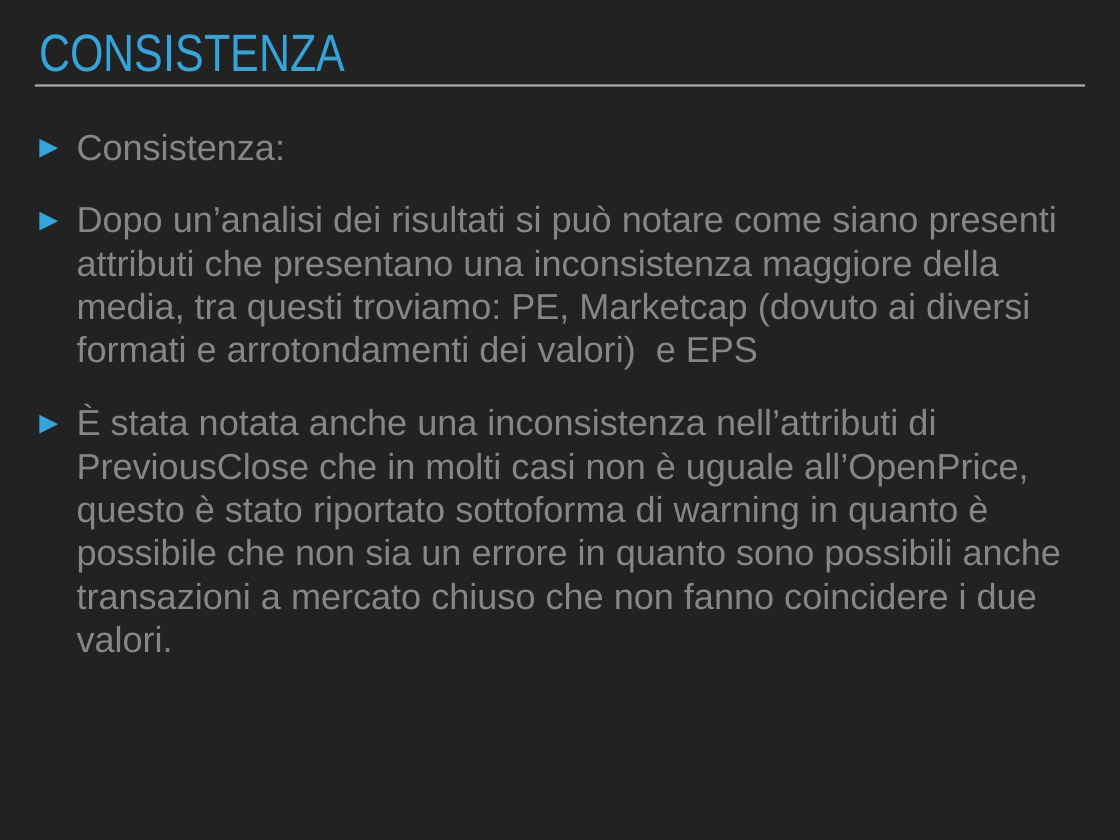
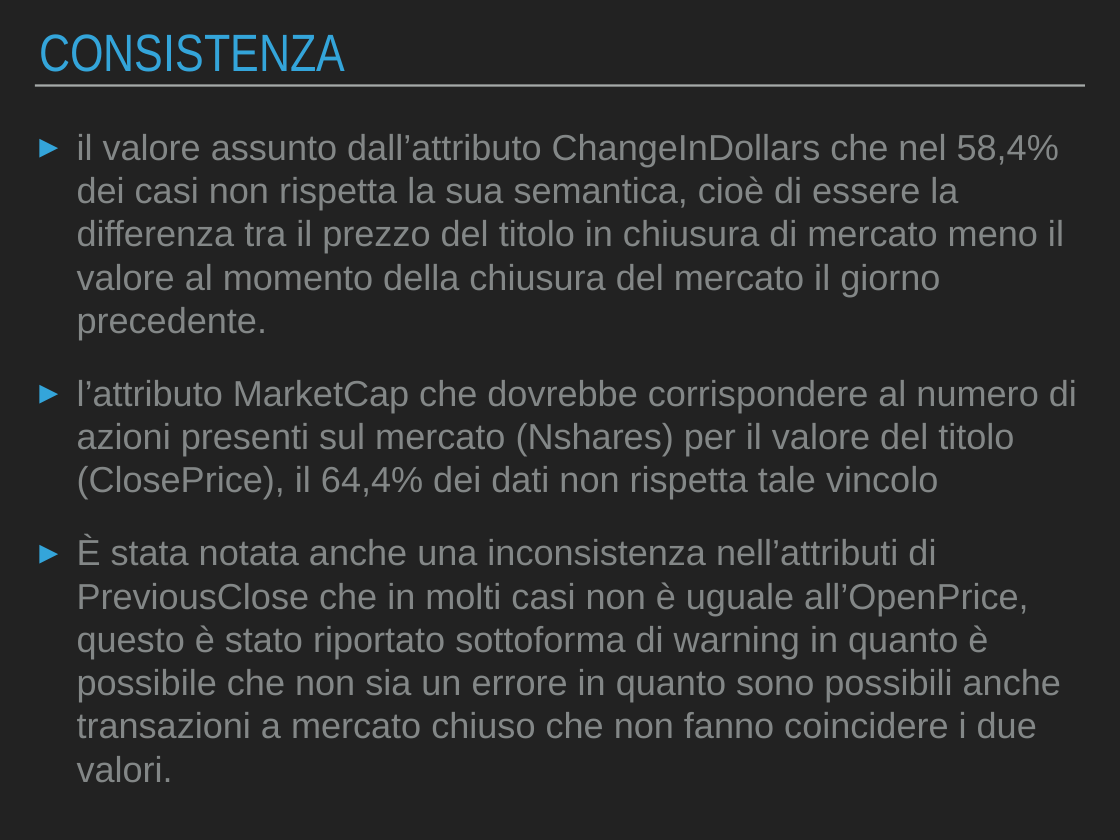
Before and after one commit to Beltra97/Unimib_ArchitettureDati, a slide deck: slide 12 of PresentazionePowerPoint.pptx (slide 11 before the commit). Drawn at 1120x840 pixels with LibreOffice and Linux fonts; fonts in the diff are those of the drawing. Boxes give left, top, right and bottom in pixels: in the first picture for what was removed or moved away, otherwise in the second. Text is boxed around its words. In the diff, an @@ line names an element or a change of style, - is before the commit and + after.

```diff
--- a/PresentazionePowerPoint.pptx
+++ b/PresentazionePowerPoint.pptx
@@ text at [77, 134, 1077, 499]: text changed @@
-▸ Consistenza:
-▸ Dopo un’analisi dei risultati si può notare come siano presenti attributi che presentano una inconsistenza maggiore della media, tra questi troviamo: PE, Marketcap (dovuto ai diversi formati e arrotondamenti dei valori) e EPS
+▸ il valore assunto dall’attributo ChangeInDollars che nel 58,4% dei casi non rispetta la sua semantica, cioè di essere la differenza tra il prezzo del titolo in chiusura di mercato meno il valore al momento della chiusura del mercato il giorno precedente.
+▸ l’attributo MarketCap che dovrebbe corrispondere al numero di azioni presenti sul mercato (Nshares) per il valore del titolo (ClosePrice), il 64,4% dei dati non rispetta tale vincolo
```
Also in this commit, not shown: 11 other slides changed, 3 other files.
